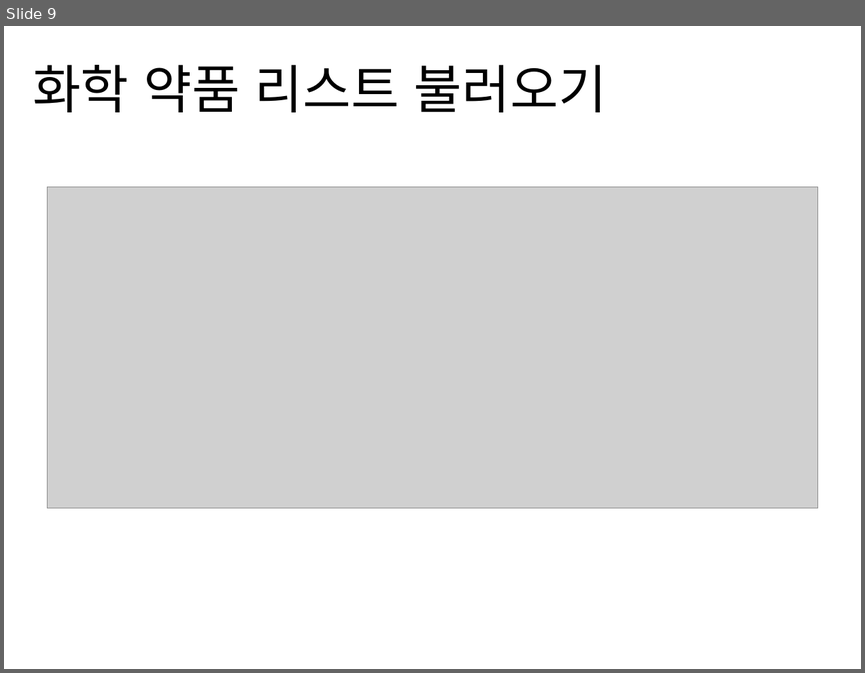
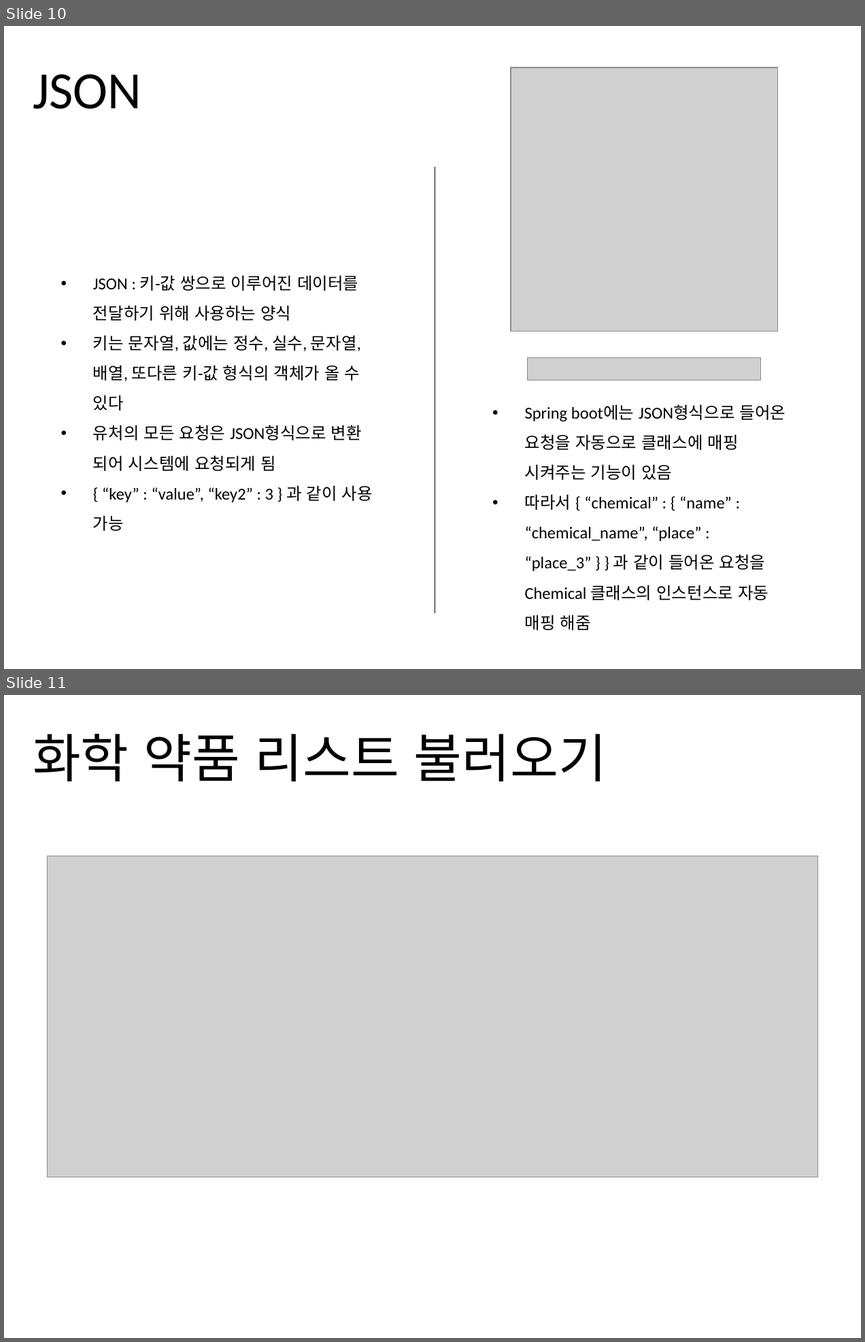
Before and after one commit to jisukim97/ChemicalManagementApplication, a slide deck: Document/2_Software Architect Documentation/Software Architecture Documentation 1.0.pptx. Shown one above the other, each under a label of ours: slide 9 before the commit, slides 10 and 11 after it. The pictures are 865x673 and 865x1342 pixels, drawn with LibreOffice and Linux fonts; fonts in the diff are those of the drawing; grey boxes stand for pictures. Boxes give left, top, right and bottom in pixels: in the first picture for what was removed or moved away, otherwise in the second. Text is boxed around its words. In the diff, an @@ line names an element or a change of style, - is before the commit and + after.

```diff
--- a/Document/2_Software Architect Documentation/Software Architecture Documentation 1.0.pptx
+++ b/Document/2_Software Architect Documentation/Software Architecture Documentation 1.0.pptx
@@ slide 10 added at (4, 26, 861, 669), background #FFFFFF @@
@@ title added at (33, 74, 141, 109), 44 pt, text #000000 @@
+JSON
@@ picture added at (511, 67, 778, 330) @@
@@ line added from (435, 167) to (435, 613), #000000 0.5 pt @@
@@ text added at (93, 275, 373, 531), 14 pt, text #000000 @@
+• JSON : 키-값 쌍으로 이루어진 데이터를 전달하기 위해 사용하는 양식
+• 키는 문자열, 값에는 정수, 실수, 문자열, 배열, 또다른 키-값 형식의 객체가 올 수 있다
+• 유처의 모든 요청은 JSON형식으로 변환 되어 시스템에 요청되게 됨
+• { “key” : “value”, “key2” : 3 } 과 같이 사용 가능
@@ picture added at (528, 358, 761, 380) @@
@@ text added at (525, 434, 768, 630), 14 pt, text #000000 @@
+• Spring boot에는 JSON형식으로 들어온 요청을 자동으로 클래스에 매핑 시켜주는 기능이 있음
+• 따라서 { “chemical” : { “name” : “chemical_name”, “place” : “place_3” } } 과 같이 들어온 요청을 Chemical 클래스의 인스턴스로 자동 매핑 해줌
@@ what was slide 9 is now slide 11 @@
```
Also in this commit, not shown: 8 slides changed, 1 other slide added, 1 other file.
